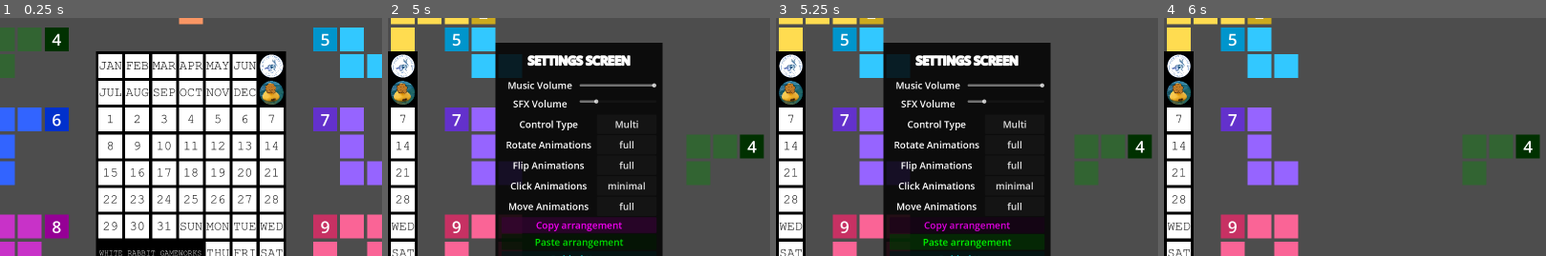
Above: before the commit, frames 1-4 (left to right).
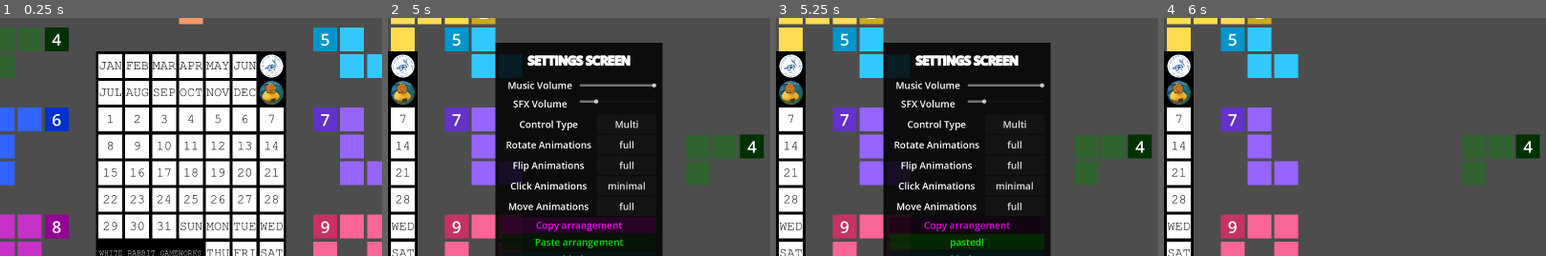
Above: after the commit, the same moments.

Repository: Jasper-Cn/Infinity
Game: Godot game, scene res://scenes/game.tscn
Same seed, same stepped clock (60 frames per second), same inputs: the game is played once before the commit and once after it. Sound files missing from this copy of the repository are replaced by a short silence.
Inputs (mouse positions are % of the whole screen's width and height, from its top left):
- Up to frame 1 (0.25 s): no input
- Up to frame 2 (5 s): tap Enter at 0.5 s; move the mouse to (72, 45) at 0.52 s; hold D (Right) 0.53-1.25 s; tap 0 (0) at 0.6, 3.6 s; click (72, 45) at 0.67 s; tap 1 (1) at 0.8, 3.8 s; drag from (30, 55) to (45, 70) at 1.27 s; move the mouse to (60, 28) at 2.02 s; hold D (Right) 2.03-2.75 s; tap 2 (2) at 2.1 s; tap 4 (4) at 2.3 s; drag from (45, 70) to (20, 35) at 2.77 s; move the mouse to (80, 65) at 3.52 s; hold A (Left) 3.53-4.25 s; tap Q (Settings) at 4.15 s; click "Copy arrangement" at 4.25 s
- Up to frame 3 (5.25 s): click "Paste arrangement" at 5 s
- Up to frame 4 (6 s): click "Back" at 5.75 s
The pictures show only the part of the screen within x 25-75%, y 17-67%; the shares and areas given below are measured in that part.

Frames 1-2 are identical in both runs. In frame 3, 0.4% of the frame differs, in the area x 38-62%, y 92-97%; in frame 4, nothing differs.

Commit message:
ok, so like it's pretty much done now i thinks

Diff:
--- a/scripts/ui/settings.gd
+++ b/scripts/ui/settings.gd
@@ -35,7 +35,8 @@
 
 func on_settings_button_pressed() -> void:
 	super()
-	_on_copy_button_pressed(true)
+	#if OS.has_feature("web"):
+		#_on_copy_button_pressed(true)
 
 
 func _on_animations_button_pressed(source: Button, i: int) -> void:
@@ -62,7 +63,7 @@
 			source.text = "Mouse"
 
 
-func _on_copy_button_pressed(settings: bool = false) -> void:
+func _on_copy_button_pressed() -> void:
 	#var full_subject_info: Array
 	var condensed_subject_info: String = "#"
 	var condensed_position: int
@@ -94,24 +95,31 @@
 		if i < 9:
 			condensed_subject_info += ""
 	if OS.has_feature("web"):
-		copy.show()
-		copy_button.hide()
-		paste.show()
-		paste_button.hide()
-		# Use JavaScriptBridge to copy text via the browser
-		#if JavaScriptBridge.has_method("eval"):
-			# Prompt approach: Prompts the browser to show a native dialog box
-			# where the user can copy the text manually, bypassing strict iframe blocks.
-		copy.text = condensed_subject_info
+		#copy.show()
+		#copy_button.hide()
+		#paste.show()
+		#paste_button.hide()
+		 #Use JavaScriptBridge to copy text via the browser
+		if JavaScriptBridge.has_method("eval"):
+			 #Prompt approach: Prompts the browser to show a native dialog box
+			 #where the user can copy the text manually, bypassing strict iframe blocks.
+			#copy.text = condensed_subject_info
+			JavaScriptBridge.eval("prompt('Copy this text:', '" + condensed_subject_info + "');")
+		#var window: = JavaScriptBridge.get_interface("window")
+		#if window and window.navigator and window.navigator.clipboard:
+			#window.navigator.clipboard.writeText(condensed_subject_info)
+			#copy_button.text = "Successfully copied to web clipboard!"
+		#else:
+			#copy_button.text = "Web clipboard API not supported by this browser."
 	else:
-		copy.hide()
-		copy_button.show()
-		paste.hide()
-		paste_button.show()
+		#copy.hide()
+		#copy_button.show()
+		#paste.hide()
+		#paste_button.show()
 		# Standard native desktop clipboard behavior
 		DisplayServer.clipboard_set(condensed_subject_info)
-		if not settings:
-			copy_button.text = "copied!"
+		#if not settings:
+		copy_button.text = "copied!"
 	timer.start()
 	#print(condensed_subject_info)
 	#print(condensed_rotational_and_flip)
@@ -122,7 +130,11 @@
 
 
 func _on_paste_button_pressed() -> void:
-	var pasted_subject_info: Variant = DisplayServer.clipboard_get().substr(1)
+	var pasted_subject_info: Variant
+	if OS.has_feature("web") and JavaScriptBridge.has_method("eval"):
+		pasted_subject_info = JavaScriptBridge.eval("prompt('Paste your text here:');").substr(1)
+	else:
+		pasted_subject_info = DisplayServer.clipboard_get().substr(1)
 	#print(pasted_subject_info)
 	var regex: RegEx = RegEx.new()
 	regex.compile("^[0-9-]+$")
@@ -151,6 +163,7 @@
 			else:
 				array_i[3] = -1
 			EventBus.set_subject_info.emit(i, array_i)
-			paste_button.text = "pasted!"
-			paste.text = ""
+	#print("i got to end")
+	paste_button.text = "pasted!"
+	paste.text = ""
 	timer.start()
Renamed: infinity 0916/index.apple-touch-icon.png -> infinity 0917/index.apple-touch-icon.png
Not shown, added: infinity 0917/index.apple-touch-icon.png.import
Renamed: infinity 0916/index.icon.png -> infinity 0917/index.icon.png
Not shown, added: infinity 0917/index.icon.png.import
Renamed: infinity 0916/index.png -> infinity 0917/index.png
Not shown, added: infinity 0917/index.png.import
Not shown: 1 places in scenes/settings.tscn that only renumber resources
Not shown, changed: .DS_Store
Not shown, removed: infinity 0916.zip
Not shown, removed: infinity 0916/index.pck
Not shown, added: infinity 0917.zip
Not shown, added: infinity 0917/index.audio.position.worklet.js
(and 5 more such lines)
